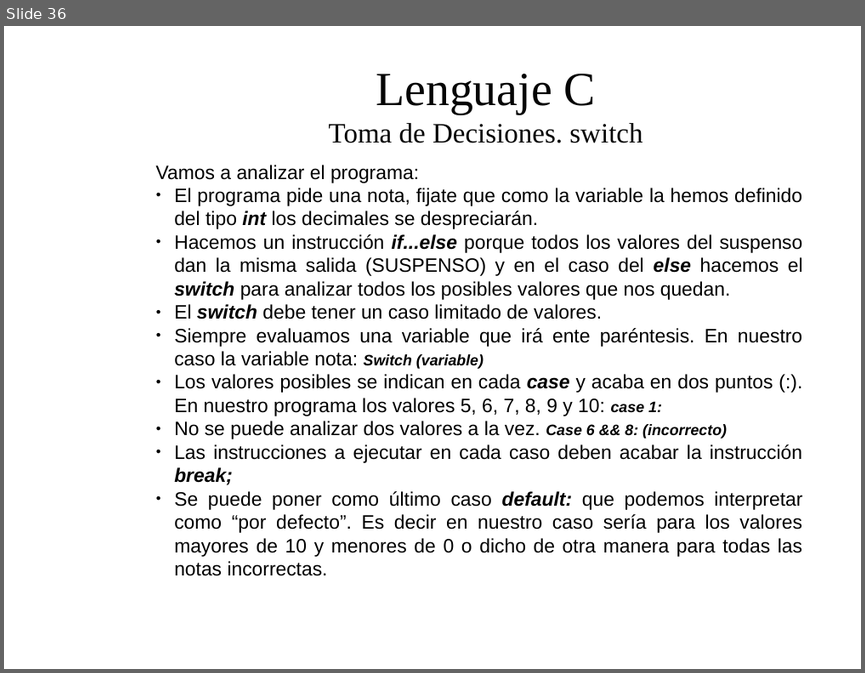
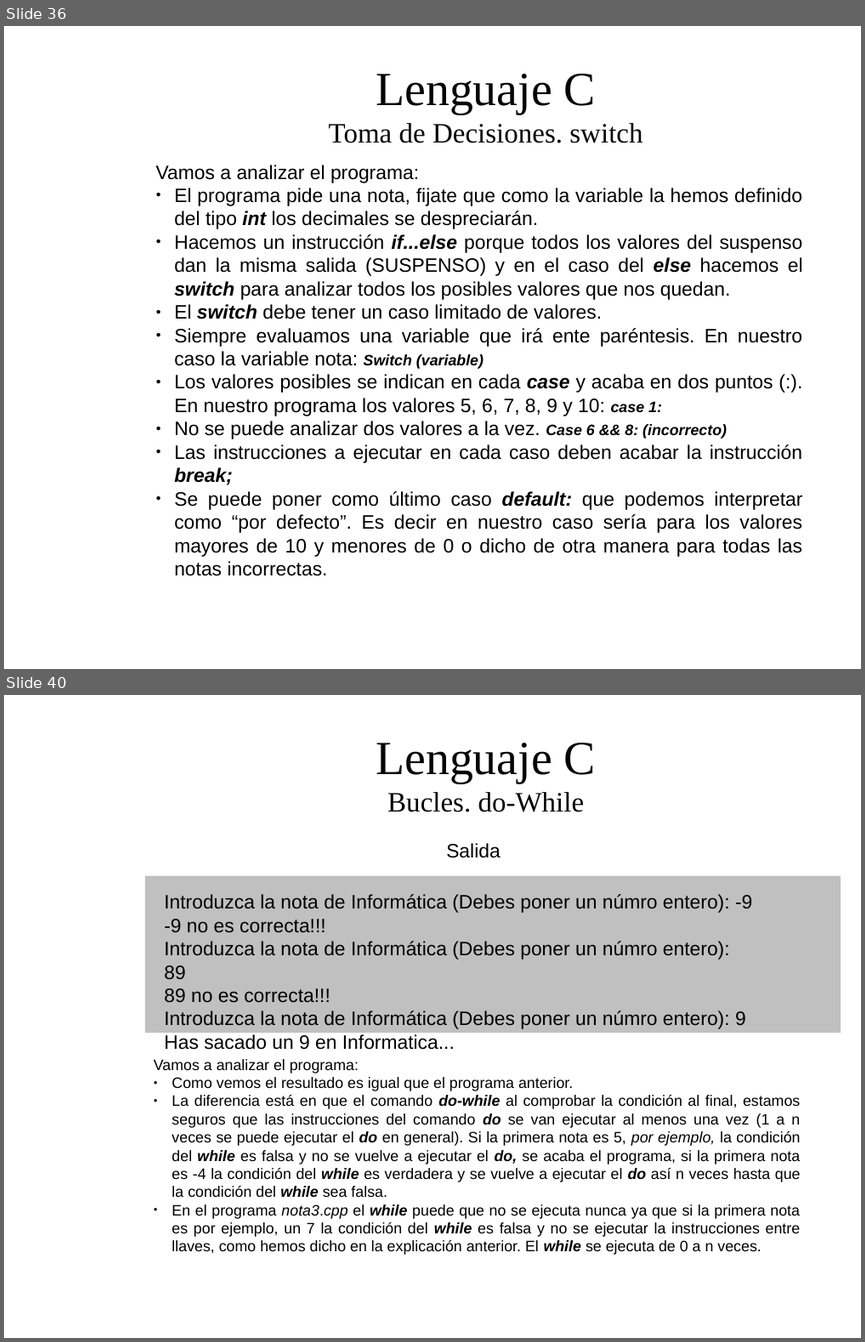
Before and after one commit to dolpo04/2bach, a slide deck: unidades/01_introduccion_a_la_programacion/presentacion/Tema1: Introduccion a la programacion.odp. Shown one above the other, each under a label of ours: slide 36 before the commit, slides 36 and 40 after it; the slides between them are not shown. The pictures are 865x673 and 865x1342 pixels, drawn with LibreOffice and Linux fonts; fonts in the diff are those of the drawing; background and template pictures are left out. Boxes give left, top, right and bottom in pixels: in the first picture for what was removed or moved away, otherwise in the second. Text is boxed around its words. In the diff, an @@ line names an element or a change of style, - is before the commit and + after.

Commit message:
Tema acabado

```diff
--- a/unidades/01_introduccion_a_la_programacion/presentacion/Tema1: Introduccion a la programacion.odp
+++ b/unidades/01_introduccion_a_la_programacion/presentacion/Tema1: Introduccion a la programacion.odp
@@ slide 40 added at bbox=[4, 695, 861, 1338], background picture (left out) @@
@@ title added at bbox=[375, 743, 596, 812], 26 pt, text #050505 @@
+Lenguaje C
+Bucles. do-While
@@ text added at bbox=[446, 843, 500, 858], 18 pt, text #000000 @@
+Salida
@@ rectangle added at bbox=[145, 876, 840, 1033], fill #C0C0C0 @@
@@ text added at bbox=[164, 894, 752, 1049], 18 pt, text #000000 @@
+Introduzca la nota de Informática (Debes poner un númro entero): -9
+-9 no es correcta!!!
+Introduzca la nota de Informática (Debes poner un númro entero): 89
+89 no es correcta!!!
+Introduzca la nota de Informática (Debes poner un númro entero): 9
+Has sacado un 9 en Informatica...
@@ text added at bbox=[154, 1059, 800, 1254], 14 pt, text #000000 @@
+Vamos a analizar el programa:
+● Como vemos el resultado es igual que el programa anterior.
+● La diferencia está en que el comando do-while al comprobar la condición al final, estamos seguros que las instrucciones del comando do se van ejecutar al menos una vez (1 a n veces se puede ejecutar el do en general). Si la primera nota es 5, por ejemplo, la condición del while es falsa y no se vuelve a ejecutar el do, se acaba el programa, si la primera nota es -4 la condición del while es verdadera y se vuelve a ejecutar el do así n veces hasta que la condición del while sea falsa.
+● En el programa nota3.cpp el while puede que no se ejecuta nunca ya que si la primera nota es por ejemplo, un 7 la condición del while es falsa y no se ejecutar la instrucciones entre llaves, como hemos dicho en la explicación anterior. El while se ejecuta de 0 a n veces.
```
Also in this commit, not shown: 13 slides changed, 11 other slides added, 1 other file.
